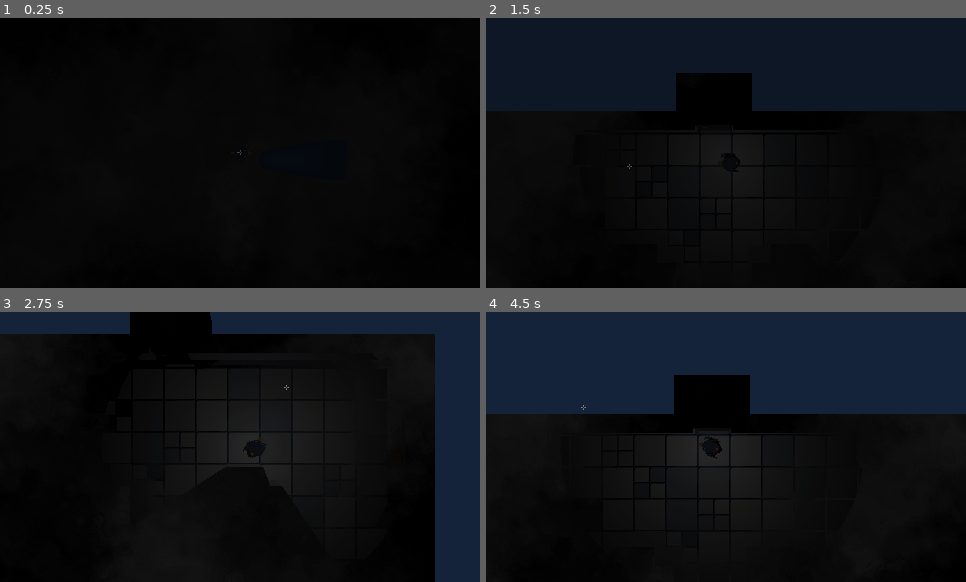
Above: before the commit, frames 1-4 (two rows, left to right).
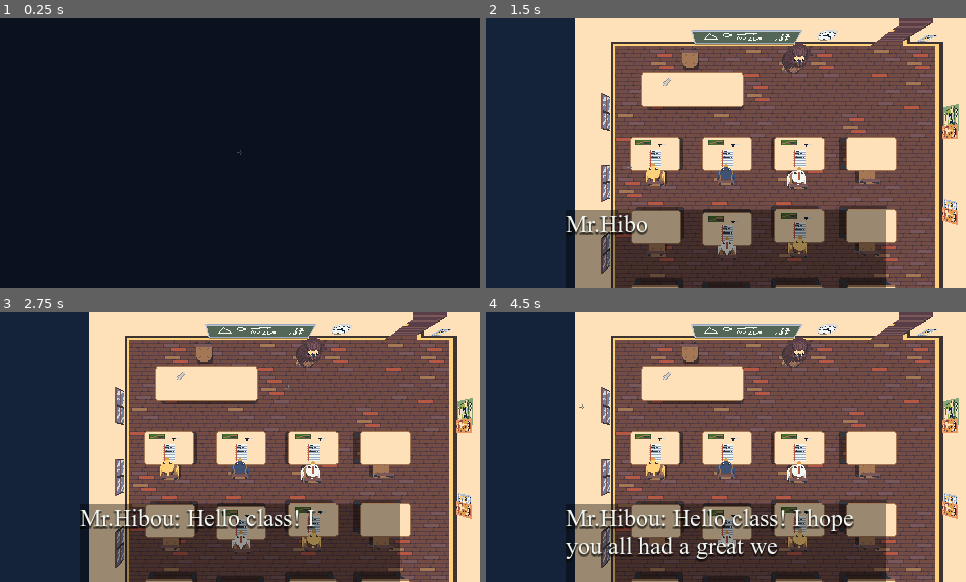
Above: after the commit, the same moments.

Repository: Jul1nk/School-Days-2
Game: Godot game, scene res://scenes/levels/game_world.tscn
The game is run twice, just before and just after one commit, with the same random seed, the same clock (stepped at 60 frames per second) and the same inputs. Before the commit the project has no main scene; this scene is started directly in both runs.
Inputs (mouse positions are in pixels of both pictures, inside the frame that each line leads up to):
- Up to frame 1 (0.25 s): no input
- Up to frame 2 (1.5 s): move the mouse to (831, 139) at 0.52 s; hold D (right) 0.53-1.28 s; tap E (action) at 0.6 s; move the mouse to (630, 166) at 1.27 s; hold S (down) from 1.28 s (still down); tap F (flashlight) at 1.35 s
- Up to frame 3 (2.75 s): move the mouse to (288, 387) at 2.02 s; release S (down) at 2.03 s; hold D (right) from 2.03 s (still down); tap E (action) at 2.1 s
- Up to frame 4 (4.5 s): move the mouse to (702, 501) at 2.77 s; release D (right) at 2.78 s; hold W (up) 2.78-3.53 s; tap F (flashlight) at 2.85, 4.35 s; move the mouse to (870, 487) at 3.52 s; hold A (left) from 3.53 s (still down); tap E (action) at 3.6 s; move the mouse to (582, 406) at 4.27 s

The runs differ from the first frame. In frame 1, 56% of the frame differs, in the area x 0-100%, y 0-100%; in frame 2, 93%; in frame 3, 98%; in frame 4, 92%.

Commit message:
Essentiel

Diff:
--- a/project.godot
+++ b/project.godot
@@ -11,6 +11,7 @@
 [application]
 
 config/name="School Days 2"
+run/main_scene="res://scenes/levels/game_world.tscn"
 config/features=PackedStringArray("4.2", "GL Compatibility")
 config/icon="res://icon.svg"
 
--- a/scenes/levels/classroom_1.tscn
+++ b/scenes/levels/classroom_1.tscn
@@ -30,6 +30,7 @@
 
 [node name="strange_door" parent="CanvasLayer_Entities" instance=ExtResource("15_jit1v")]
 position = Vector2(64, 264)
+next_level = 8
 item_needed = 8
 dialog_if_locked = "A strange door... it wasn't there before. It's locked."
 dialog_if_unlocked = "The strange key opened the door..."
--- /dev/null
+++ b/scenes/levels/end.tscn
@@ -0,0 +1,75 @@
+[gd_scene load_steps=9 format=3 uid="uid://dovinb6f6jffg"]
+
+[ext_resource type="PackedScene" uid="uid://c8u0xn04yibus" path="res://scenes/door.tscn" id="1_n7xy4"]
+[ext_resource type="Texture2D" uid="uid://dn3uogldltv74" path="res://assets/vfx/furniture/strange_door.png" id="2_bystw"]
+[ext_resource type="PackedScene" uid="uid://jxp872moy3fp" path="res://scenes/object_instance.tscn" id="3_yiebi"]
+[ext_resource type="Texture2D" uid="uid://ek4doe1bss8x" path="res://assets/vfx/characters/mr hibou.png" id="8_de5ht"]
+[ext_resource type="TileSet" uid="uid://ur3wjutcoubb" path="res://editor/floor_tileset.tres" id="18_0vsr8"]
+[ext_resource type="Script" path="res://scripts/wall_maker.gd" id="19_o13vn"]
+[ext_resource type="TileSet" uid="uid://cp21qd1jh162v" path="res://editor/wall_tileset.tres" id="20_fccw8"]
+[ext_resource type="TileSet" uid="uid://dpjo3d3qckywo" path="res://editor/bush2_tileset.tres" id="21_vhjc2"]
+
+[node name="End" type="Node2D"]
+
+[node name="object_instance" parent="." instance=ExtResource("3_yiebi")]
+position = Vector2(96, 416)
+rotation = 1.5708
+nb_frames = 15
+layer_distance = 1.0
+sprite_texture = ExtResource("8_de5ht")
+
+[node name="CanvasLayer_Entities" type="CanvasLayer" parent="."]
+layer = 5
+follow_viewport_enabled = true
+
+[node name="strange_door" parent="CanvasLayer_Entities" instance=ExtResource("1_n7xy4")]
+position = Vector2(96, 348)
+rotation = 3.14159
+dialog_if_locked = "A strange door... it wasn't there before. It's locked."
+dialog_if_unlocked = "The strange key opened the door..."
+nb_frames = 10
+layer_distance = 2.0
+sprite_texture = ExtResource("2_bystw")
+
+[node name="CanvasLayer_Floor" type="CanvasLayer" parent="."]
+layer = 0
+follow_viewport_enabled = true
+
+[node name="CanvasModulate" type="CanvasModulate" parent="CanvasLayer_Floor"]
+position = Vector2(257, 36)
+color = Color(0, 0, 0, 1)
+
+[node name="TileMap_Floor" type="TileMap" parent="CanvasLayer_Floor"]
+texture_filter = 1
+tile_set = ExtResource("18_0vsr8")
+rendering_quadrant_size = 32
+format = 2
+layer_0/tile_data = PackedInt32Array(655362, 196608, 2, 720898, 131072, 2, 720897, 196608, 2, 720899, 131072, 2, 786435, 196608, 2, 786434, 196608, 2, 786433, 196608, 2, 851970, 131072, 2, 851971, 131072, 2, 851969, 131072, 2, 917505, 196608, 2, 917506, 196608, 2, 917507, 196608, 2, 983043, 131072, 2, 983042, 131072, 2, 983041, 131072, 2, 1048577, 131072, 2, 1114113, 196608, 2, 1048578, 131072, 2, 1114114, 196608, 2, 1048579, 196608, 2, 1114115, 196608, 2)
+
+[node name="Wall_Maker_Classroom1" type="Node2D" parent="."]
+script = ExtResource("19_o13vn")
+nb_layers = 20
+layer_distance = 1
+colors = Array[Color]([Color(0.239216, 0.2, 0.2, 1)])
+
+[node name="Input" type="Node2D" parent="Wall_Maker_Classroom1"]
+
+[node name="CanvasLayer" type="CanvasLayer" parent="Wall_Maker_Classroom1/Input"]
+layer = 2
+
+[node name="TileMap_Walls" type="TileMap" parent="Wall_Maker_Classroom1/Input/CanvasLayer"]
+modulate = Color(1, 1, 0, 1)
+tile_set = ExtResource("20_fccw8")
+format = 2
+layer_0/tile_data = PackedInt32Array(1310723, 1, 0, 1376259, 1, 0, 1245187, 1, 0, 1245188, 1, 0, 1245189, 1, 0, 1245190, 1, 0, 1310726, 1, 0, 1376262, 1, 0, 1376263, 1, 0, 1376264, 1, 0, 1441800, 1, 0, 1507336, 1, 0, 1572872, 1, 0, 1376257, 1, 0, 1376258, 1, 0, 1441793, 1, 0, 1507329, 1, 0, 1572865, 1, 0, 1638401, 1, 0, 1703937, 1, 0, 1769473, 1, 0, 1835009, 1, 0, 1900545, 1, 0, 1966081, 1, 0, 2031617, 1, 0, 1638408, 1, 0, 1703944, 1, 0, 1769480, 1, 0, 1835016, 1, 0, 1900552, 1, 0, 1966088, 1, 0, 2031624, 1, 0, 2097153, 1, 0, 2162689, 1, 0, 2228225, 1, 0, 2293761, 1, 0, 2359297, 1, 0, 2097160, 1, 0, 2162696, 1, 0, 2228232, 1, 0, 2293768, 1, 0, 2359304, 1, 0, 2359298, 1, 0, 2359299, 1, 0, 2359300, 1, 0, 2359301, 1, 0, 2359302, 1, 0, 2359303, 1, 0)
+
+[node name="TileMap_Bushes" type="TileMap" parent="Wall_Maker_Classroom1/Input/CanvasLayer"]
+texture_filter = 1
+tile_set = ExtResource("21_vhjc2")
+format = 2
+
+[node name="SpawnPoints" type="Node2D" parent="."]
+
+[node name="0" type="Node2D" parent="SpawnPoints"]
+position = Vector2(80, 368)
+rotation = 1.5708
--- a/scenes/levels/game_world.tscn
+++ b/scenes/levels/game_world.tscn
@@ -146,7 +146,7 @@
 [node name="Black" type="Sprite2D" parent="."]
 modulate = Color(0.0784314, 0.137255, 0.227451, 1)
 position = Vector2(354, -628)
-scale = Vector2(140, 140)
+scale = Vector2(200, 200)
 texture = ExtResource("2_ji1l6")
 
 [node name="Shader_CanvasLayer" type="CanvasLayer" parent="."]
--- a/scripts/Global.gd
+++ b/scripts/Global.gd
@@ -1,4 +1,5 @@
 extends Node
+
 var lvl_path_classroom1_intro_glitched: String = "res://scenes/levels/classroom_1_intro_glitched.tscn"
 var lvl_path_classroom1_intro: String = "res://scenes/levels/classroom_1_intro.tscn"
 var lvl_path_classroom1: String = "res://scenes/levels/classroom_1.tscn"
@@ -9,6 +10,7 @@
 var lvl_path_yard: String = "res://scenes/levels/yard.tscn"
 var lvl_path_library: String = "res://scenes/levels/library.tscn"
 var lvl_path_office: String = "res://scenes/levels/office.tscn"
+var lvl_path_end: String = "res://scenes/levels/end.tscn"
 
 var item_flashlight: bool = true
 var item_key_classroom1: bool = false
@@ -32,6 +34,7 @@
 		5: return lvl_path_yard
 		6: return lvl_path_library
 		7: return lvl_path_office
+		8: return lvl_path_end
 
 
 func _player_has_item(n=0):
--- a/scripts/door.gd
+++ b/scripts/door.gd
@@ -3,7 +3,7 @@
 
 
 @export_enum("Classroom1", "Classroom2", "Classroom3", "Hallway", "Toilets",
-"Yard", "Library", "Office") var next_level: int = 0
+"Yard", "Library", "Office", "End") var next_level: int = 0
 @export var spawn_point: int = 0
 
 @export var locked: bool = true
--- a/scripts/game_world.gd
+++ b/scripts/game_world.gd
@@ -33,13 +33,13 @@
 	"Mr.Hibou: Mary isn't here...",
 	"(Tweek: I want to go back to bed...)",
 	"GLITCH",
-	"Mr.Hibou?: You won't make it out alive, Tweek.",
+	"Mr.Hibou: You won't make it out alive, Tweek.",
 	"DEGLITCH",
 	"(Tweek: What was that?!)",
 	"Mr.Hibou: Tweek, are you okay?",
 	"Tweek: ...",
 	"GLITCH",
-	"Mr.Hibou?: I SAID: ARE YOU OKAY TWEEK?",
+	"Mr.Hibou: I SAID: ARE YOU OKAY TWEEK?",
 	"Tweek: NO! NO NO!",
 	"GLITCH FINISH"
 	]
@@ -49,17 +49,17 @@
 func _ready():
 	dialog_timer.connect("timeout", _dialog_continue)
 
-	_change_level(Global.lvl_path_library, 0)
-	#player.queue_free()
-	#player._hide()
-	#
-	#await animplay_transition.animation_finished
-	#await animplay_transition.animation_finished
-	#
-	#if current_level_path == Global.lvl_path_classroom1_intro or current_level_path == Global.lvl_path_classroom1_intro_glitched:
-		#for i in range(dialog_intro.size()):
-			#_dialog(dialog_intro[i])
-			#await dialog_finished
+	_change_level(Global.lvl_path_classroom1_intro, 0)
+
+	player._hide()
+
+	await animplay_transition.animation_finished
+	await animplay_transition.animation_finished
+
+	if current_level_path == Global.lvl_path_classroom1_intro or current_level_path == Global.lvl_path_classroom1_intro_glitched:
+		for i in range(dialog_intro.size()):
+			_dialog(dialog_intro[i])
+			await dialog_finished
 
 
 
@@ -167,3 +167,8 @@
 	await animplay_transition.animation_finished
 	if level != Global.lvl_path_classroom1_intro and level != Global.lvl_path_classroom1_intro_glitched:
 		player.depause()
+
+	if current_level_path == Global.lvl_path_end:
+		_dialog("Mr.Hibou: Hi Tweek...")
+		await dialog_finished
+		get_tree().quit()
